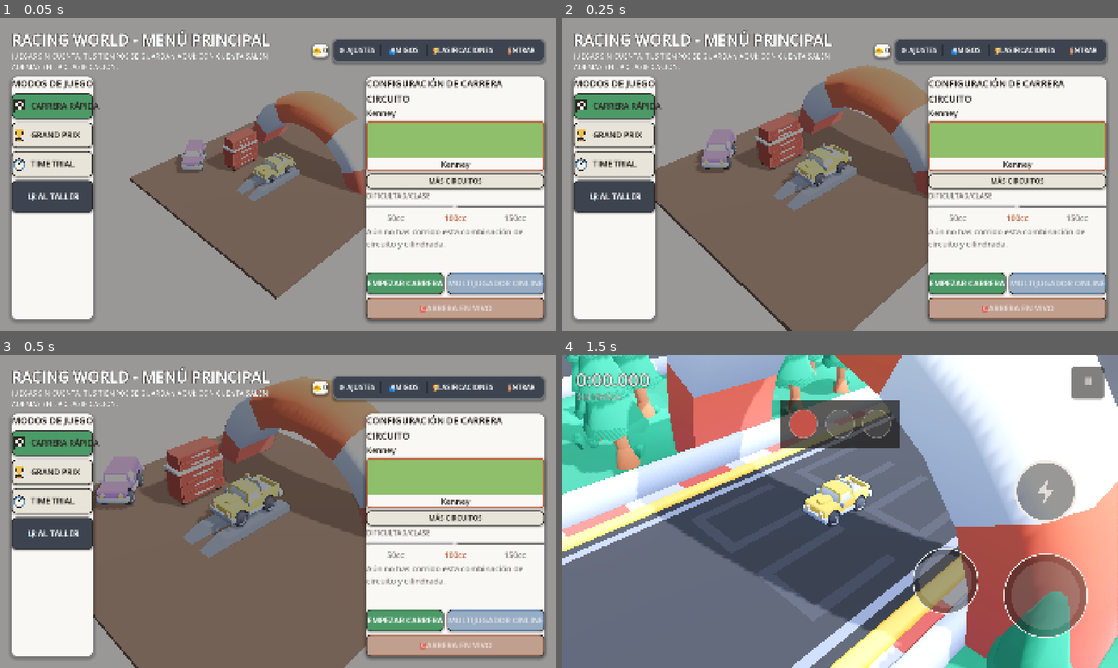
Above: before the commit, frames 1-4 (two rows, left to right).
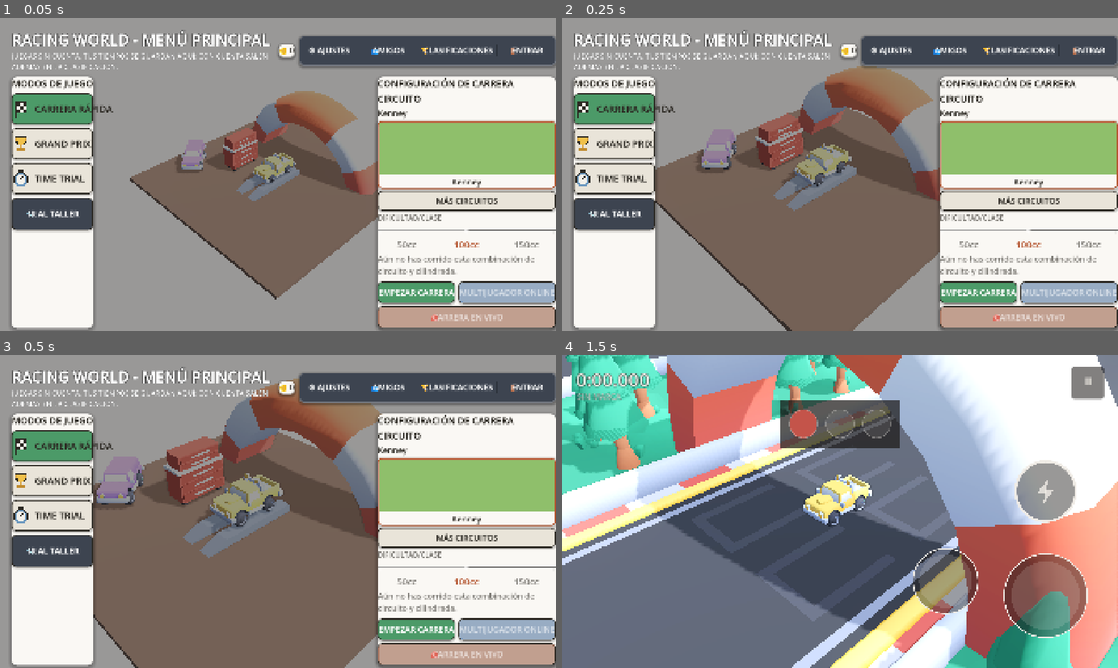
Above: after the commit, the same moments.

Repository: msalejandrojose/core
Game: Godot game, scene res://scenes/main.tscn
The game is run twice, just before and just after one commit, with the same random seed, the same clock (stepped at 60 frames per second) and the same inputs.
Inputs (mouse positions are in pixels of both pictures, inside the frame that each line leads up to):
- Up to frame 1 (0.05 s): no input
- Up to frame 2 (0.25 s): no input
- Up to frame 3 (0.5 s): no input
- Up to frame 4 (1.5 s): click "EMPEZAR CARRERA" at 0.5 s; tap Enter at 1.25 s; move the mouse to (962, 495) at 1.27 s; hold D (right) from 1.28 s (still down); hold Shift from 1.28 s (still down); click (962, 495) at 1.42 s

The runs differ from the first frame. In frame 1, 22% of the frame differs, in the area x 1-100%, y 5-100%; in frame 2, 22%; in frame 3, 22%; in frame 4, nothing differs.

Commit message:
feat(racing): botones más grandes en el menú y podio más centrado
Ajustes de UI/UX tras revisión visual:

Menú principal
--------------
- Modos (Carrera Rápida / Grand Prix / Time Trial): alto de píldora
  subido de 88 a 108 px, icono de 52 a 64, texto de FONT_SM a FONT_MD.
- Botones de la chapa superior derecha (Ajustes / Amigos / Clasificaciones
  / Entrar): tamaño de (160, 72) a (200, 96) y texto de FONT_XS a FONT_SM.
  El ancho anterior caía por debajo del área táctil cómoda de móvil.
- "Más circuitos": alto de 52 a 68, texto FONT_XS a FONT_SM.
- Miniatura del circuito: alto de 120 a 180 px — antes se veía apretada.
- Etiquetas de cilindrada (50/100/150cc) y slider: texto de FONT_SM a
  FONT_MD, slider de 32 a 44 px de alto para que el pulgar tenga sitio.

Podio (fin de carrera)
----------------------
- Fondo difuminado con tinte más claro (alpha 0.35 → 0.18): antes daba la
  sensación de "pantalla negra" y se perdía la escena de detrás.
- Cámara acercada: posición de (0, 3.2, 7.0) a (0, 2.4, 4.6) y FOV
  reducido de 75° a 55° para que los tres coches ocupen más encuadre y el
  podio quede centrado, sin tanto espacio muerto arriba/laterales.

Co-Authored-By: Claude Opus 4.7 <noreply@anthropic.com>

Diff:
--- a/apps/game/scripts/ui/main_menu.gd
+++ b/apps/game/scripts/ui/main_menu.gd
@@ -355,7 +355,7 @@
 	content.add_child(_current_track_slot)
 
 	var more_tracks := _action_button(UiTheme.pill_button(
-		"Más circuitos", _OPTION_BG, UiTheme.CARD_INK, Vector2(0, 52), UiTheme.FONT_XS))
+		"Más circuitos", _OPTION_BG, UiTheme.CARD_INK, Vector2(0, 68), UiTheme.FONT_SM))
 	more_tracks.pressed.connect(_open_track_select)
 	content.add_child(more_tracks)
 
@@ -374,7 +374,8 @@
 	_cc_slider.step = 1
 	_cc_slider.tick_count = cc_values.size()
 	_cc_slider.ticks_on_borders = true
-	_cc_slider.custom_minimum_size = Vector2(0, 32)
+	# Slider más alto (32 → 44) para que el pulgar tenga sitio en móvil.
+	_cc_slider.custom_minimum_size = Vector2(0, 44)
 	# Deja hueco para que la etiqueta central ("Normal"/"Inverso" queda a la
 	# izquierda con su propia columna) no choque con el borde de la tarjeta.
 	_cc_slider.size_flags_vertical = Control.SIZE_SHRINK_CENTER
@@ -388,7 +389,9 @@
 		label.text = GameSettings.ENGINE_NAMES[value]
 		label.size_flags_horizontal = Control.SIZE_EXPAND_FILL
 		label.horizontal_alignment = HORIZONTAL_ALIGNMENT_CENTER
-		label.add_theme_font_size_override("font_size", UiTheme.FONT_SM)
+		# Cilindrada subida de SM a MD (28 → 32): antes se veía muy pequeña,
+		# reportado como poco legible en móvil.
+		label.add_theme_font_size_override("font_size", UiTheme.FONT_MD)
 		cc_labels_row.add_child(label)
 		_cc_labels.append(label)
 
@@ -476,8 +479,9 @@
 
 	var holder := Control.new()
 	# Más alto que las miniaturas de la rejilla de antes (44): al ser una
-	# sola, hay sitio de sobra y la portada se aprecia de verdad.
-	holder.custom_minimum_size = Vector2(0, 120)
+	# sola, hay sitio de sobra y la portada se aprecia de verdad. Ampliado
+	# después de las quejas de que se veía pequeño (120 → 180).
+	holder.custom_minimum_size = Vector2(0, 180)
 	inner.add_child(holder)
 
 	var index := TrackCatalog.ids().find(id)
@@ -756,7 +760,11 @@
 ## (`UiTheme.metal_block()`) y el segmento solo se ilumina al pasar por encima
 ## o pulsar.
 func _icon_button(text: String, on_pressed: Callable) -> Button:
-	var button := _action_button(UiTheme.segment_button(text, Vector2(160, 72), UiTheme.FONT_XS))
+	# Subido de (160, 72) FONT_XS a (200, 96) FONT_SM: el ancho antiguo caía
+	# por debajo del área táctil cómoda en móvil (referencia iOS/Android es
+	# 44-48pt = ~88px con densidad 2x) y el texto quedaba muy pequeño para
+	# leer de un vistazo.
+	var button := _action_button(UiTheme.segment_button(text, Vector2(200, 96), UiTheme.FONT_SM))
 	button.pressed.connect(on_pressed)
 	return button
 
@@ -771,26 +779,29 @@
 ## `MOUSE_FILTER_IGNORE` entera para que no se coma los clics: el que responde
 ## sigue siendo el botón de debajo.
 func _mode_button(label: String, icon_kind: int) -> Button:
+	# Alto subido de 88 a 108 y font_size de SM a MD: los modos son el toque
+	# más frecuente del menú, más área táctil y letra más grande que se lee
+	# de un vistazo en móvil.
 	var button := UiTheme.pill_button(
-		"", _OPTION_BG, UiTheme.CARD_INK, Vector2(0, 88), UiTheme.FONT_SM,
+		"", _OPTION_BG, UiTheme.CARD_INK, Vector2(0, 108), UiTheme.FONT_MD,
 		UiTheme.GOOD, Color.WHITE)
 
 	var row := HBoxContainer.new()
 	row.set_anchors_preset(Control.PRESET_FULL_RECT)
-	row.add_theme_constant_override("separation", 14)
+	row.add_theme_constant_override("separation", 16)
 	row.mouse_filter = Control.MOUSE_FILTER_IGNORE
 	for side in ["left", "right"]:
-		row.add_theme_constant_override("margin_" + side, 16)
+		row.add_theme_constant_override("margin_" + side, 20)
 	button.add_child(row)
 
 	var icon := ModeIcon.new()
 	icon.kind = icon_kind
-	icon.custom_minimum_size = Vector2(52, 52)
+	icon.custom_minimum_size = Vector2(64, 64)
 	icon.size_flags_vertical = Control.SIZE_SHRINK_CENTER
 	icon.mouse_filter = Control.MOUSE_FILTER_IGNORE
 	row.add_child(icon)
 
-	var text := UiTheme.heading_label(label, UiTheme.FONT_SM, UiTheme.CARD_INK)
+	var text := UiTheme.heading_label(label, UiTheme.FONT_MD, UiTheme.CARD_INK)
 	text.size_flags_vertical = Control.SIZE_SHRINK_CENTER
 	text.mouse_filter = Control.MOUSE_FILTER_IGNORE
 	row.add_child(text)
--- a/apps/game/scripts/ui/podium_screen.gd
+++ b/apps/game/scripts/ui/podium_screen.gd
@@ -49,7 +49,10 @@
 	var coins_earned: int = int(race_data.get("coins_earned", 0))
 	var player_name: String = str(race_data.get("player_name", "JUGADOR"))
 
-	var backdrop := UiTheme.blurred_backdrop(3.0, Color(0.06, 0.05, 0.04, 0.35))
+	# Tinte más claro (alpha 0.35 → 0.18) para que el fondo no quede casi
+	# negro: la sensación reportada era que el podio "salía sobre una
+	# pantalla en negro" y perdía toda la escena de detrás.
+	var backdrop := UiTheme.blurred_backdrop(3.0, Color(0.06, 0.05, 0.04, 0.18))
 	add_child(backdrop)
 
 	var root := Control.new()
@@ -89,7 +92,12 @@
 
 func _build_podium_3d(viewport: SubViewport, participants: Array) -> void:
 	var camera := Camera3D.new()
-	camera.look_at_from_position(Vector3(0, 3.2, 7.0), Vector3(0, 0.8, 0), Vector3.UP)
+	# Cámara acercada (de 7.0 a 4.6 en Z, 3.2 a 2.4 en Y) y con menos
+	# ángulo de visión (75° → 55°) para que los tres coches ocupen más
+	# encuadre y el podio quede centrado. Antes se veía todo lejos y con
+	# demasiado espacio muerto arriba y a los lados.
+	camera.fov = 55.0
+	camera.look_at_from_position(Vector3(0, 2.4, 4.6), Vector3(0, 0.9, 0), Vector3.UP)
 	viewport.add_child(camera)
 
 	var key_light := DirectionalLight3D.new()
